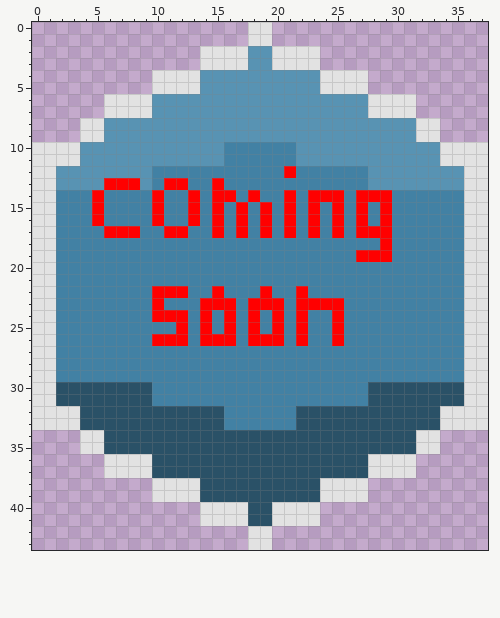
One commit to this pixel-art sprite: pictures/tile_healer.png. Above: the version before the commit.
The file is 38x44 pixels.
The result:
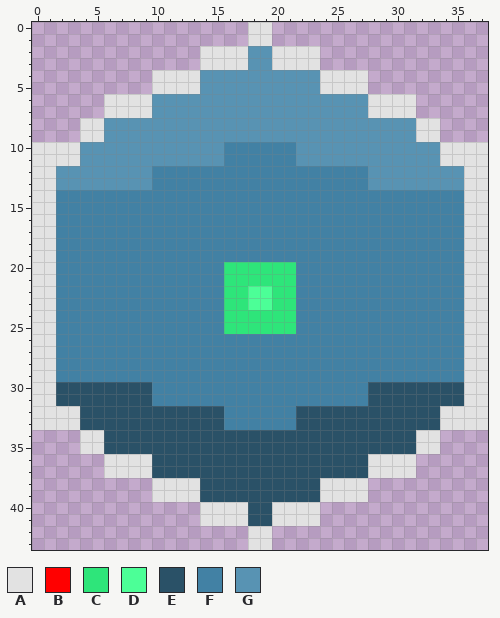
Palette (. is transparent): A #e2e2e2  B #ff0000  C #2ee57a  D #4cff97  E #2a5167  F #4281a4  G #5893b3
The edit:
{"y":12,"x":21,"old":"B","new":"F"}
{"y":13,"x":6,"old":"BBB","new":"GGG"}
{"y":13,"x":11,"old":"BB","new":"FF"}
{"y":13,"x":15,"old":"B","new":"F"}
{"y":14,"x":5,"old":"B","new":"F"}
{"y":14,"x":10,"old":"B","new":"F"}
{"y":14,"x":13,"old":"B","new":"F"}
{"y":14,"x":15,"old":"BB","new":"FF"}
{"y":14,"x":18,"old":"B","new":"F"}
{"y":14,"x":21,"old":"B","new":"F"}
{"y":14,"x":23,"old":"BBB","new":"FFF"}
{"y":14,"x":27,"old":"BBB","new":"FFF"}
{"y":15,"x":5,"old":"B","new":"F"}
{"y":15,"x":10,"old":"B","new":"F"}
{"y":15,"x":13,"old":"B","new":"F"}
{"y":15,"x":15,"old":"B","new":"F"}
{"y":15,"x":17,"old":"B","new":"F"}
{"y":15,"x":19,"old":"B","new":"F"}
{"y":15,"x":21,"old":"B","new":"F"}
{"y":15,"x":23,"old":"B","new":"F"}
{"y":15,"x":25,"old":"B","new":"F"}
{"y":15,"x":27,"old":"B","new":"F"}
{"y":15,"x":29,"old":"B","new":"F"}
{"y":16,"x":5,"old":"B","new":"F"}
{"y":16,"x":10,"old":"B","new":"F"}
{"y":16,"x":13,"old":"B","new":"F"}
{"y":16,"x":15,"old":"B","new":"F"}
{"y":16,"x":17,"old":"B","new":"F"}
{"y":16,"x":19,"old":"B","new":"F"}
{"y":16,"x":21,"old":"B","new":"F"}
{"y":16,"x":23,"old":"B","new":"F"}
{"y":16,"x":25,"old":"B","new":"F"}
{"y":16,"x":27,"old":"B","new":"F"}
{"y":16,"x":29,"old":"B","new":"F"}
{"y":17,"x":6,"old":"BBB","new":"FFF"}
{"y":17,"x":11,"old":"BB","new":"FF"}
{"y":17,"x":15,"old":"B","new":"F"}
{"y":17,"x":17,"old":"B","new":"F"}
{"y":17,"x":19,"old":"B","new":"F"}
{"y":17,"x":21,"old":"B","new":"F"}
{"y":17,"x":23,"old":"B","new":"F"}
{"y":17,"x":25,"old":"B","new":"F"}
{"y":17,"x":27,"old":"BBB","new":"FFF"}
{"y":18,"x":29,"old":"B","new":"F"}
{"y":19,"x":27,"old":"BBB","new":"FFF"}
{"y":20,"x":16,"old":"FFFFFF","new":"CCCCCC"}
{"y":21,"x":16,"old":"FFFFFF","new":"CCCCCC"}
{"y":22,"x":10,"old":"BBB","new":"FFF"}
{"y":22,"x":15,"old":"BFFFBFFB","new":"FCCDDCCF"}
{"y":23,"x":10,"old":"B","new":"F"}
{"y":23,"x":14,"old":"BBBFBBBFBBBB","new":"FFCCDDCCFFFF"}
{"y":24,"x":10,"old":"BBB","new":"FFF"}
{"y":24,"x":14,"old":"B","new":"F"}
{"y":24,"x":16,"old":"BFBFBFB","new":"CCCCCCF"}
{"y":24,"x":25,"old":"B","new":"F"}
{"y":25,"x":12,"old":"B","new":"F"}
{"y":25,"x":14,"old":"B","new":"F"}
{"y":25,"x":16,"old":"BFBFBFB","new":"CCCCCCF"}
{"y":25,"x":25,"old":"B","new":"F"}
{"y":26,"x":10,"old":"BBB","new":"FFF"}
{"y":26,"x":14,"old":"BBB","new":"FFF"}
{"y":26,"x":18,"old":"BBB","new":"FFF"}
{"y":26,"x":22,"old":"B","new":"F"}
{"y":26,"x":25,"old":"B","new":"F"}
{"label":"changed","picture_box":[92,166,392,346]}
